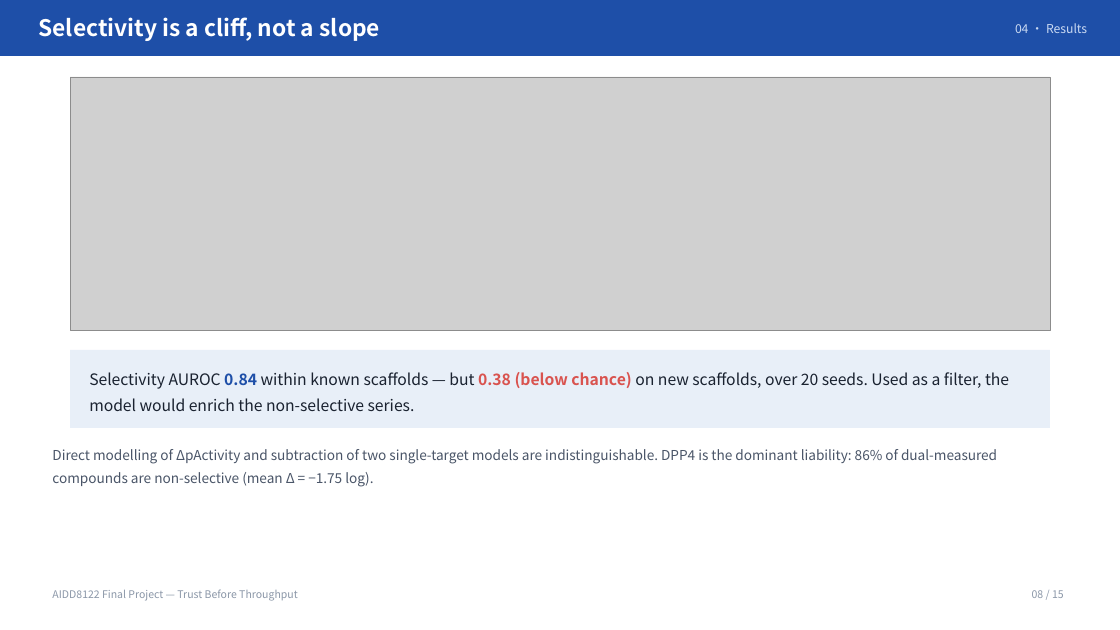
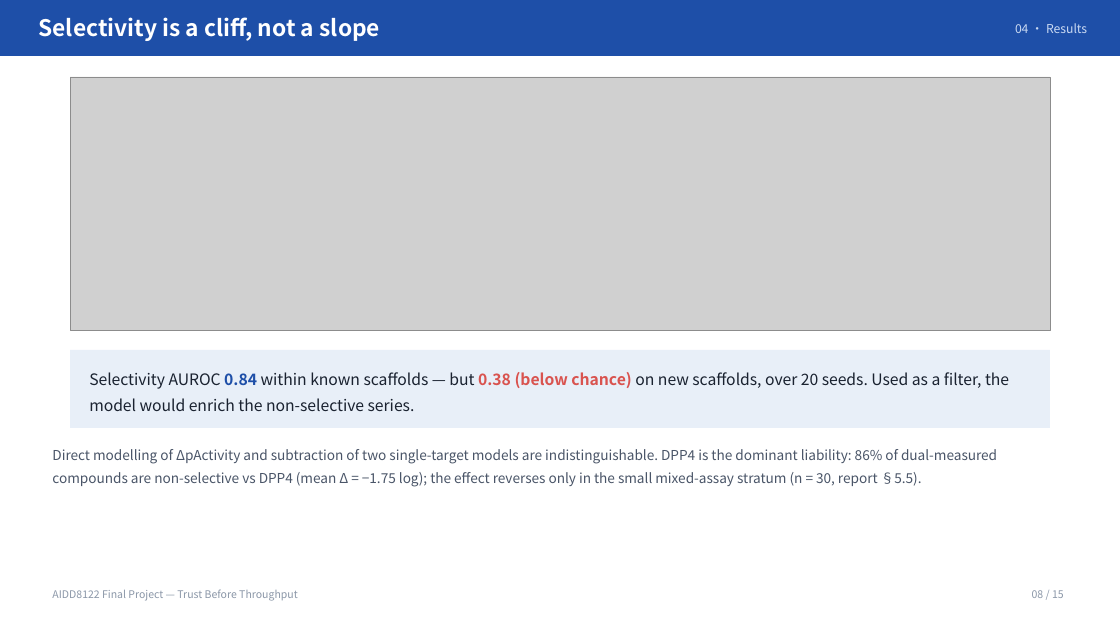
Before and after one commit to hy123huangyong/aidd8122-fap-radioligand, a slide deck: slide 8 of AIDD8122_Final_Presentation_HuangYong/AIDD8122_Final_Presentation_HuangYong_15min.pptx. Drawn at 1120x630 pixels with LibreOffice and Linux fonts; fonts in the diff are those of the drawing; grey boxes stand for pictures. Boxes give left, top, right and bottom in pixels: in the first picture for what was removed or moved away, otherwise in the second. Text is boxed around its words. In the diff, an @@ line names an element or a change of style, - is before the commit and + after.

```diff
--- a/AIDD8122_Final_Presentation_HuangYong/AIDD8122_Final_Presentation_HuangYong_15min.pptx
+++ b/AIDD8122_Final_Presentation_HuangYong/AIDD8122_Final_Presentation_HuangYong_15min.pptx
@@ text at [52, 449, 997, 487]: text changed @@
-Direct modelling of ΔpActivity and subtraction of two single-target models are indistinguishable. DPP4 is the dominant liability: 86% of dual-measured compounds are non-selective (mean Δ = −1.75 log).
+Direct modelling of ΔpActivity and subtraction of two single-target models are indistinguishable. DPP4 is the dominant liability: 86% of dual-measured compounds are non-selective vs DPP4 (mean Δ = −1.75 log); the effect reverses only in the small mixed-assay stratum (n = 30, report §5.5).
```
Also in this commit, not shown: 2 other slides changed, 17 other files.
